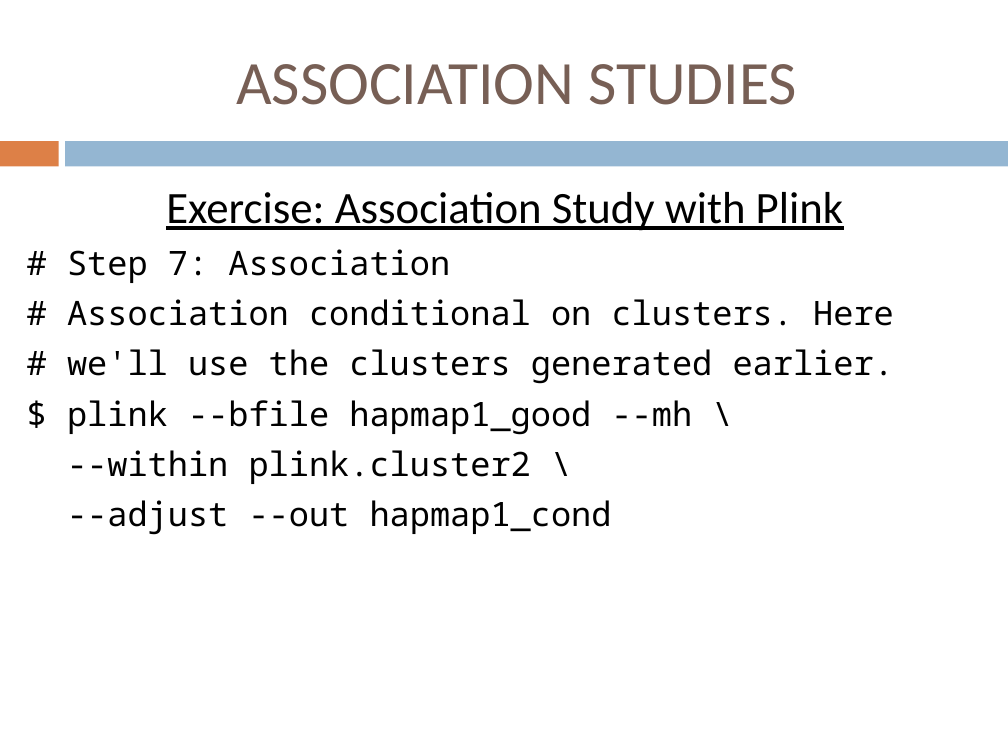
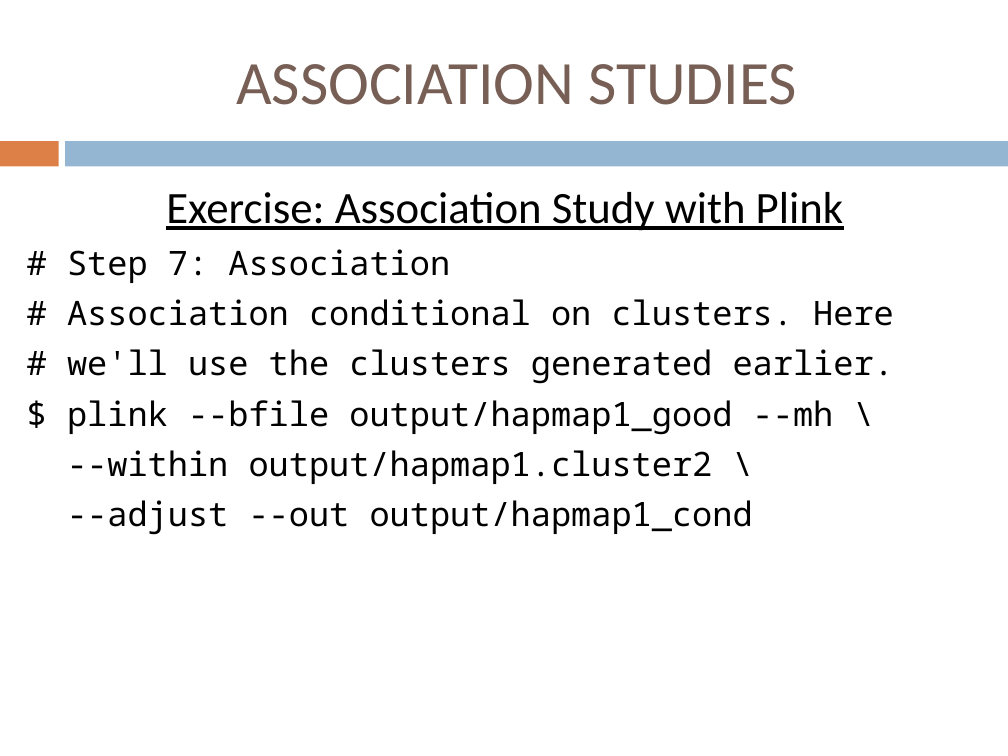
Before and after one commit to jdidion/OpenBioinformaticsWorkshops, a slide deck: slide 50 of development/AdvancedDNASeq/slides/Part5_PopGenAssn.pptx. Drawn at 1008x756 pixels with LibreOffice and Linux fonts; fonts in the diff are those of the drawing. Boxes give left, top, right and bottom in pixels: in the first picture for what was removed or moved away, otherwise in the second. Text is boxed around its words. In the diff, an @@ line names an element or a change of style, - is before the commit and + after.

```diff
--- a/development/AdvancedDNASeq/slides/Part5_PopGenAssn.pptx
+++ b/development/AdvancedDNASeq/slides/Part5_PopGenAssn.pptx
@@ text at [67,400,834,535]: text changed @@
-$ plink --bfile hapmap1_good --mh \
---within plink.cluster2 \
---adjust --out hapmap1_cond
+$ plink --bfile output/hapmap1_good --mh \
+--within output/hapmap1.cluster2 \
+--adjust --out output/hapmap1_cond
```
Also in this commit, not shown: 17 other slides changed, 3 other files.
